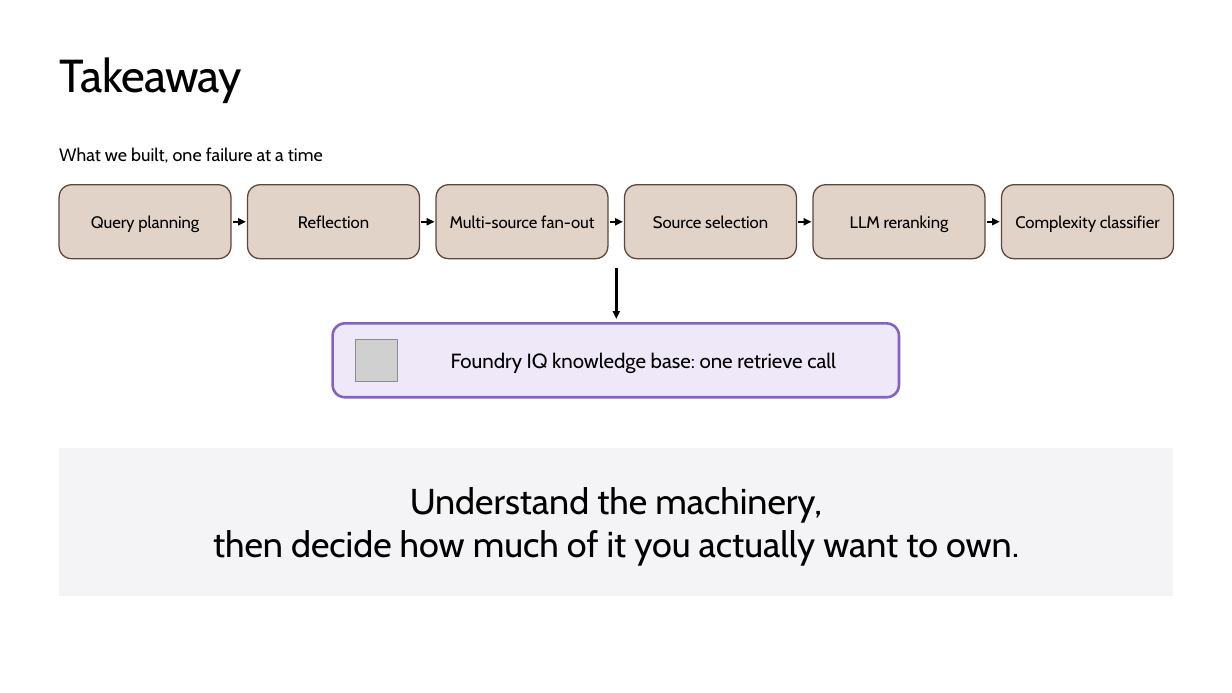
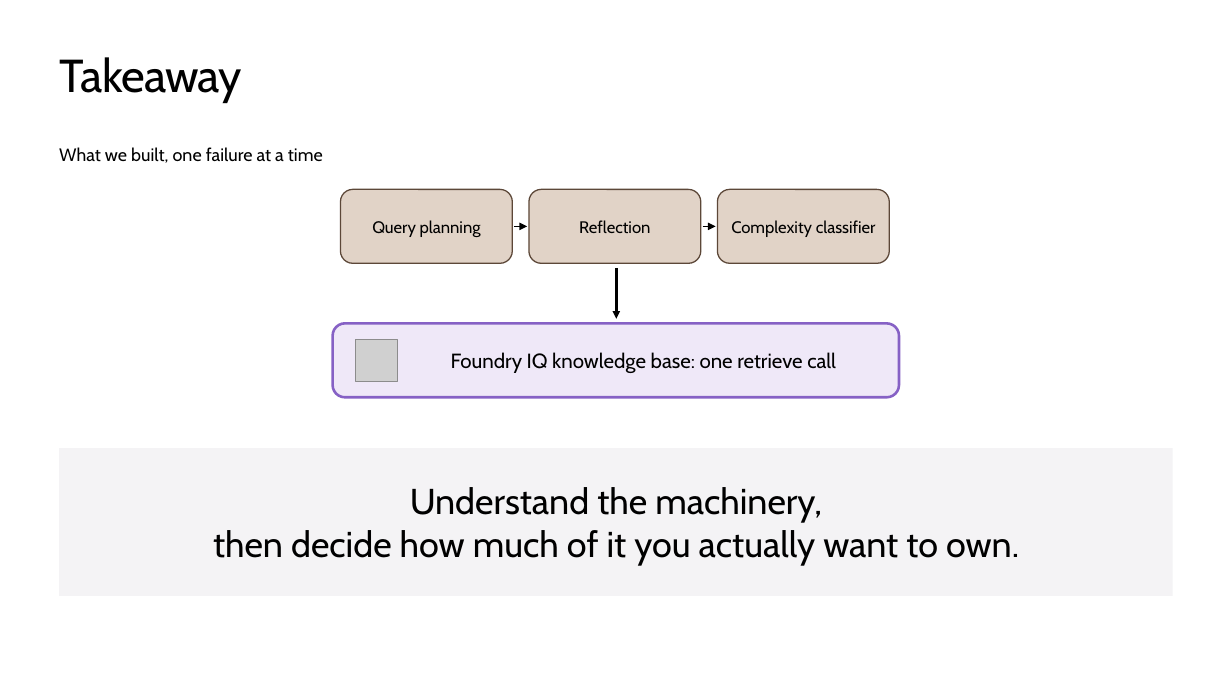
Before and after one commit to microsoft/ignite26-BRK300-building-agentic-retrieval-from-diy-to-foundry-iq, a slide deck: slide 37 of IgniteBRK300-WorkingDeck.pptx (slide 41 before the commit). Drawn at 1232x693 pixels with LibreOffice and Linux fonts; fonts in the diff are those of the drawing; grey boxes stand for pictures; background and template pictures are left out. Boxes give left, top, right and bottom in pixels: in the first picture for what was removed or moved away, otherwise in the second. Text is boxed around its words. In the diff, an @@ line names an element or a change of style, - is before the commit and + after.

```diff
--- a/IgniteBRK300-WorkingDeck.pptx
+++ b/IgniteBRK300-WorkingDeck.pptx
@@ rounded rectangle removed at (436,185,608,259) @@
-Multi-source fan-out
@@ rounded rectangle removed at (625,185,797,259) @@
-Source selection
@@ rounded rectangle "Complexity classifier": place and size @@
-rounded rectangle "Complexity classifier" at (1002,185,1174,259)
+rounded rectangle "Complexity classifier" at (717,189,889,263)
@@ rounded rectangle removed at (813,185,985,259) @@
-LLM reranking
@@ 2 rounded rectangles, 2 arrows: place and size @@
-2 rounded rectangles, 2 arrows at (59,185,434,259)
+2 rounded rectangles, 2 arrows at (340,189,715,263)
@@ arrow removed from (610, 222) to (623, 222) @@
@@ arrow removed from (799, 222) to (811, 222) @@
@@ arrow removed from (987, 222) to (1000, 222) @@
```
Also in this commit, not shown: 7 other slides changed, 1 slide added.
